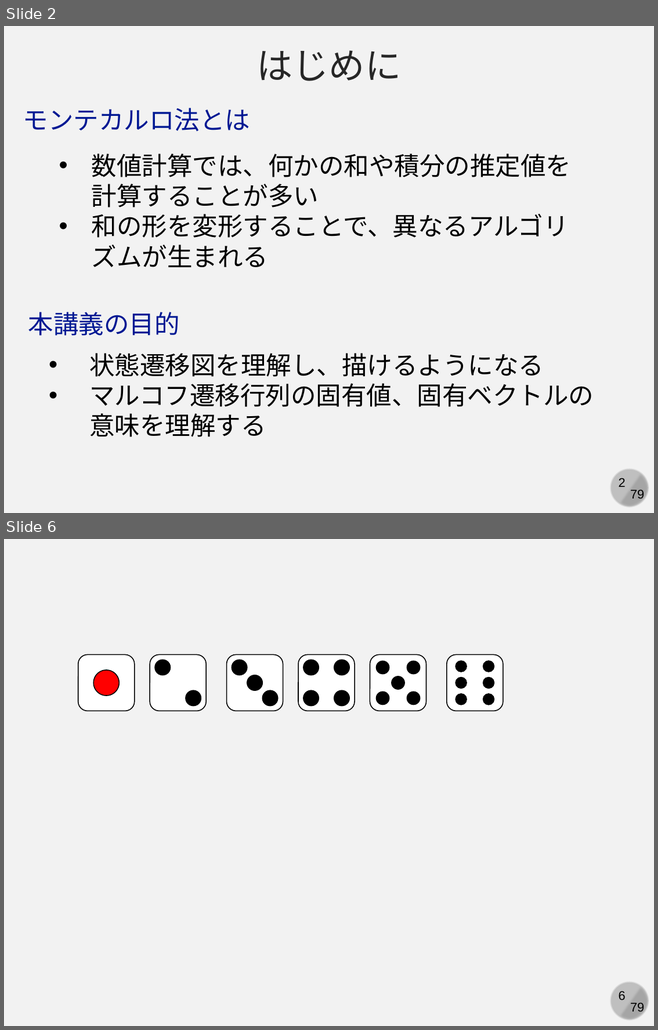
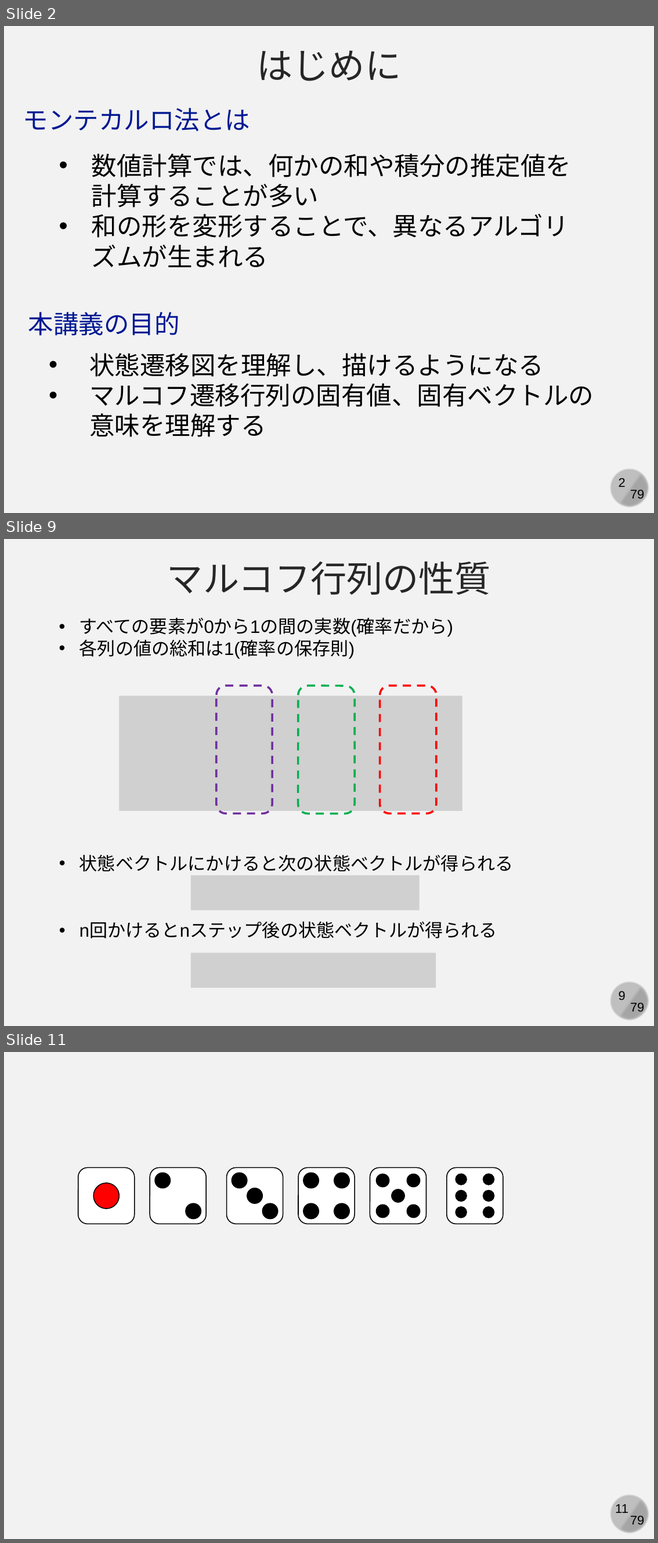
Before and after one commit to kaityo256/simulation_engineering, a slide deck: markov_chain/markov.pptx. Shown one above the other, each under a label of ours: slides 2 and 6 before the commit, slides 2, 9 and 11 after it; the slides between them are not shown. The pictures are 658x1030 and 658x1543 pixels, drawn with LibreOffice and Linux fonts; fonts in the diff are those of the drawing; grey boxes stand for pictures. Boxes give left, top, right and bottom in pixels: in the first picture for what was removed or moved away, otherwise in the second. Text is boxed around its words. In the diff, an @@ line names an element or a change of style, - is before the commit and + after.

```diff
--- a/markov_chain/markov.pptx
+++ b/markov_chain/markov.pptx
@@ slide 9 added at <box>4,539,654,1026</box>, background #F2F2F2; not listed: 4 template elements that a slide beside it also shows @@
@@ text added at <box>167,561,491,595</box>, 40 pt, text #262626 @@
+マルコフ行列の性質
@@ text added at <box>79,617,453,659</box>, 20 pt, text #000000 @@
+• すべての要素が0から1の間の実数(確率だから)
+• 各列の値の総和は1(確率の保存則)
@@ rounded rectangle added at <box>216,686,273,814</box>, outline #7030A0 2.25 pt dashed @@
@@ rounded rectangle added at <box>298,686,355,814</box>, outline #00B050 2.25 pt dashed @@
@@ rounded rectangle added at <box>379,686,436,814</box>, outline #FF0000 2.25 pt dashed @@
@@ picture added at <box>119,696,462,810</box> @@
@@ text added at <box>79,855,513,872</box>, 20 pt, text #000000 @@
+• 状態ベクトルにかけると次の状態ベクトルが得られる
@@ picture added at <box>190,875,419,911</box> @@
@@ text added at <box>79,923,497,939</box>, 20 pt, text #000000 @@
+• n回かけるとnステップ後の状態ベクトルが得られる
@@ picture added at <box>190,953,436,988</box> @@
@@ what was slide 6 is now slide 11 @@
@@ page number at <box>615,1504,628,1513</box>: text changed @@
-6
+11
```
Also in this commit, not shown: 3 slides changed, 4 other slides added.
